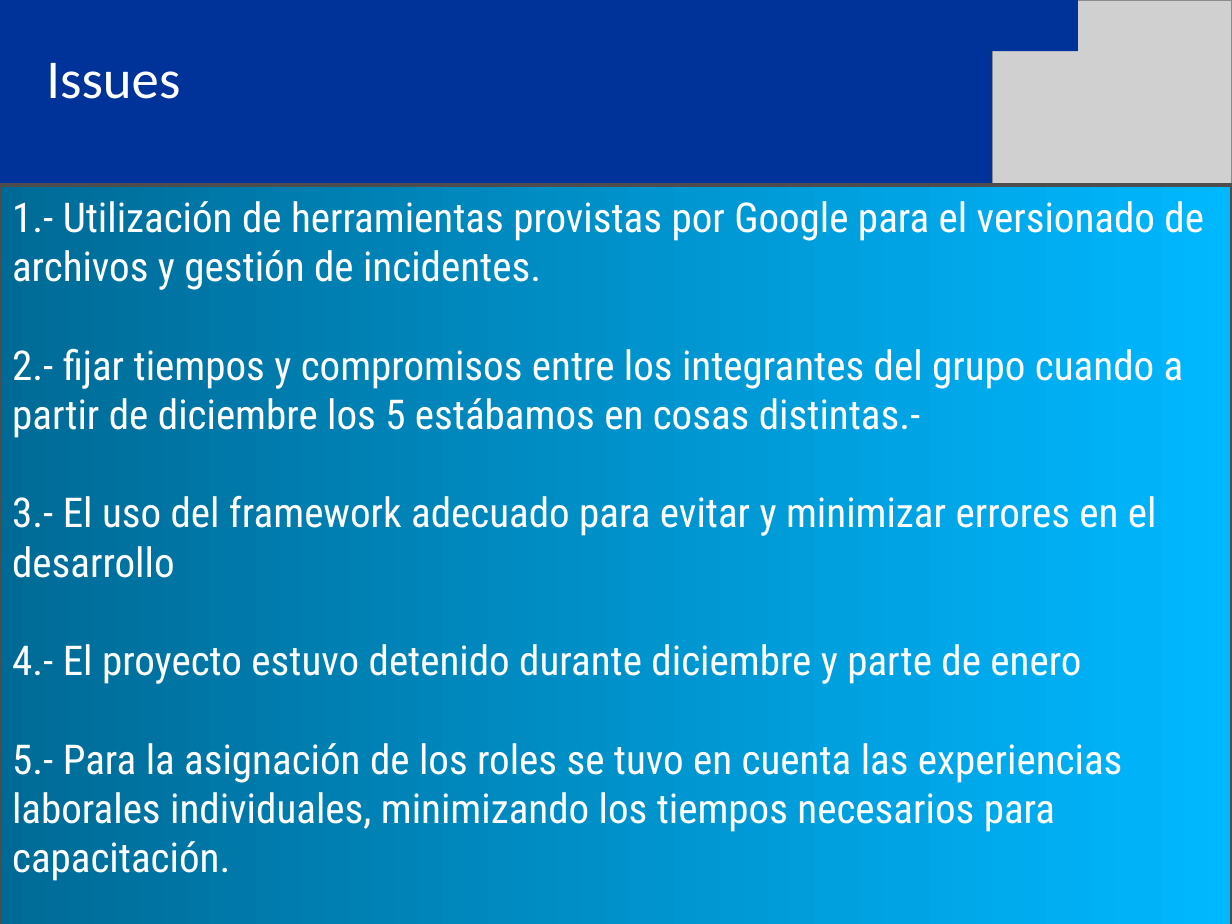
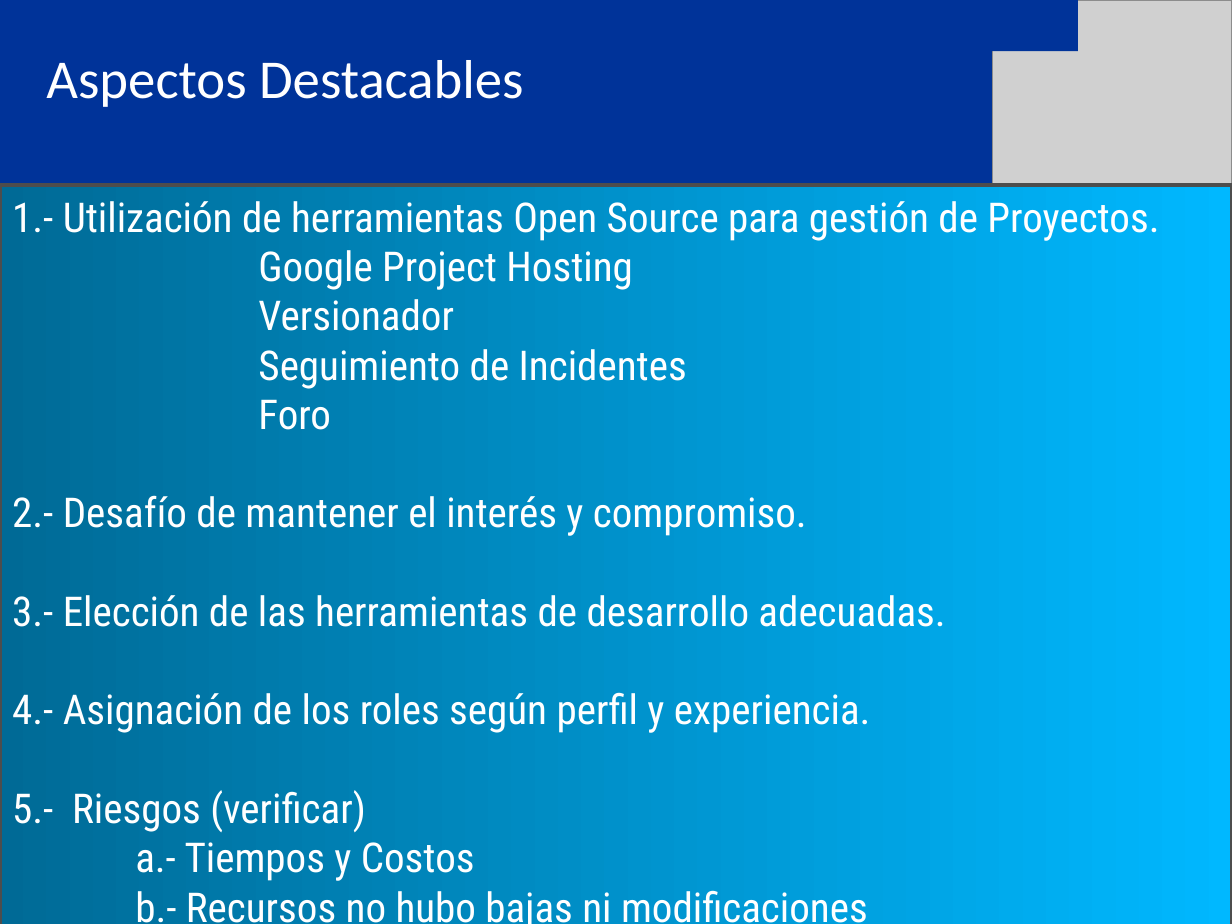
Before and after one commit to eallegretta/bagge, a slide deck: slide 8 of Documentation/06 Implementación y soporte/Entrega final/SETI_Presentación Final (PB - FE).ppt. Drawn at 1232x924 pixels with LibreOffice and Linux fonts; fonts in the diff are those of the drawing; grey boxes stand for pictures. Boxes give left, top, right and bottom in pixels: in the first picture for what was removed or moved away, otherwise in the second. Text is boxed around its words. In the diff, an @@ line names an element or a change of style, - is before the commit and + after.

```diff
--- a/Documentation/06 Implementación y soporte/Entrega final/SETI_Presentación Final (PB - FE).ppt
+++ b/Documentation/06 Implementación y soporte/Entrega final/SETI_Presentación Final (PB - FE).ppt
@@ text at (46,60,524,107): text changed @@
-Issues
+Aspectos Destacables
@@ text in rectangle at (12,201,1159,924): text changed @@
-1.- Utilización de herramientas provistas por Google para el versionado de archivos y gestión de incidentes.
-2.- fijar tiempos y compromisos entre los integrantes del grupo cuando a partir de diciembre los 5 estábamos en cosas distintas.-
-3.- El uso del framework adecuado para evitar y minimizar errores en el desarrollo
-4.- El proyecto estuvo detenido durante diciembre y parte de enero
-5.- Para la asignación de los roles se tuvo en cuenta las experiencias laborales individuales, minimizando los tiempos necesarios para capacitación.
+1.- Utilización de herramientas Open Source para gestión de Proyectos.
+Google Project Hosting
+Versionador
+Seguimiento de Incidentes
+Foro
+2.- Desafío de mantener el interés y compromiso.
+3.- Elección de las herramientas de desarrollo adecuadas.
+4.- Asignación de los roles según perfil y experiencia.
+5.- Riesgos (verificar)
+a.- Tiempos y Costos
+b.- Recursos no hubo bajas ni modificaciones
@@ page number added at (604,892,617,909), 12 pt, text #336699 @@
+8
```
Also in this commit, not shown: 4 other slides changed, 2 slides added, 2 slides removed, 1 other file.
